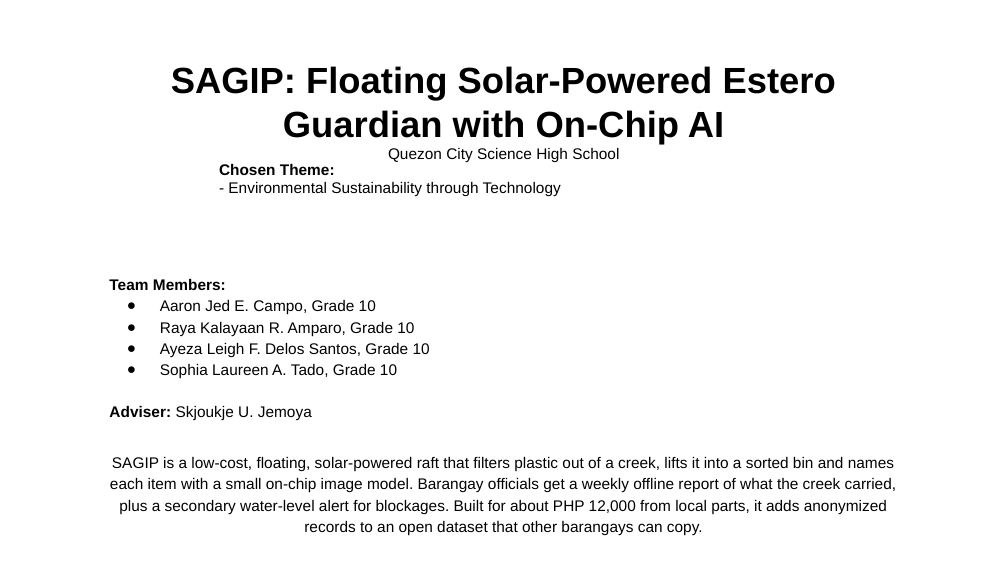
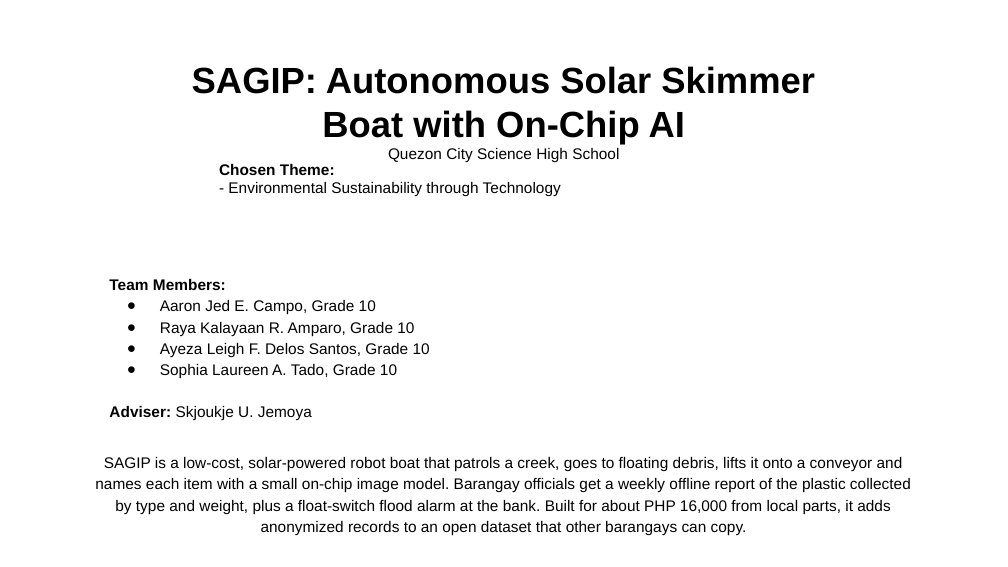
Before and after one commit to tmommu/research, a slide deck: slide 1 of sft_entry/SAGIP_SFT2026_Entry_PPT.pptx. Drawn at 1008x567 pixels with LibreOffice and Linux fonts; fonts in the diff are those of the drawing; background and template pictures are left out. Boxes give left, top, right and bottom in pixels: in the first picture for what was removed or moved away, otherwise in the second. Text is boxed around its words. In the diff, an @@ line names an element or a change of style, - is before the commit and + after.

```diff
--- a/sft_entry/SAGIP_SFT2026_Entry_PPT.pptx
+++ b/sft_entry/SAGIP_SFT2026_Entry_PPT.pptx
@@ title at [192,66,815,144]: text changed @@
-SAGIP: Floating Solar-Powered Estero Guardian with On-Chip AI
+SAGIP: Autonomous Solar Skimmer Boat with On-Chip AI
@@ text at [95,457,911,535]: text changed @@
-SAGIP is a low-cost, floating, solar-powered raft that filters plastic out of a creek, lifts it into a sorted bin and names each item with a small on-chip image model. Barangay officials get a weekly offline report of what the creek carried, plus a secondary water-level alert for blockages. Built for about PHP 12,000 from local parts, it adds anonymized records to an open dataset that other barangays can copy.
+SAGIP is a low-cost, solar-powered robot boat that patrols a creek, goes to floating debris, lifts it onto a conveyor and names each item with a small on-chip image model. Barangay officials get a weekly offline report of the plastic collected by type and weight, plus a float-switch flood alarm at the bank. Built for about PHP 16,000 from local parts, it adds anonymized records to an open dataset that other barangays can copy.
```
Also in this commit, not shown: 5 other slides changed, 20 other files.
